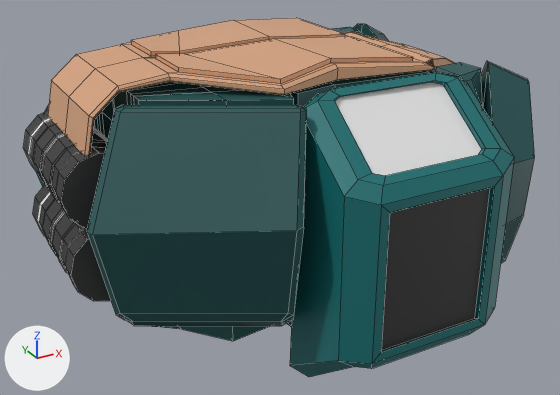
Renders of the FBX model Gliding/Assets/Prefabs/Light Weight Spider/Light Weight Spider Body Model.fbx from each side of a commit.
The view is the same before and after, from a 50 mm lens placed at (-1.71, -3.87, 1.96), pointed at (0.4, -0.02, 0.03). The axes (+X, +Y, +Z) are drawn at lower left. The lights are the same throughout. Mesh edges are drawn as thin lines.

The first picture shows 'Spider Head'.
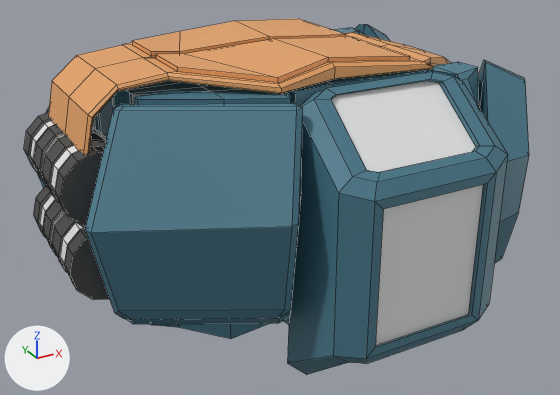
Boxes [x1, y1, x2, y2] around the edits, measured in the pictures (560 x 395 px; the box of a moved part takes in the faces that stretch with it):
'Spider Head', reshaped, rescaled: before [23, 18, 535, 377]; after [24, 19, 529, 375]
part 1 of me_cube_002, moved or reshaped: before [426, 58, 455, 67]; after [423, 57, 451, 66]
part 2 of me_cube_002, deleted (black): before [99, 91, 132, 139]
part 3 of me_cube_002, recoloured: before [28, 118, 94, 262]; after [28, 118, 94, 263]
part 4 of me_cube_002, recoloured (grey to white): before [30, 120, 490, 351]; after [30, 121, 483, 346]
part 5 of me_cube_002, recoloured (brown to beige): [48, 19, 442, 154] in both
part 6 of me_cube_002, recoloured: before [36, 24, 535, 377]; after [37, 24, 529, 375]
part 7 of me_cube_002, recoloured: before [23, 111, 111, 301]; after [24, 112, 109, 300]

The change in detail:
Material 'Material.001' (mat_material_001) is new.
Its base color is (0.0668, 0.195, 0.263) (cyan #497a8c).
Material 'Material.003' (mat_material_003) is new.
Its base color is (0.0593, 0.0593, 0.0593) (dark grey #454545).
Material 'Material' (mat_material) is new.
Its base color is (0.799, 0.371, 0.136) (orange #e7a467).
me_cube_002 is used by ob_spider_head; location (0.0, 0.0, 0.0).
Verts and faces of me_cube_002; kept vertices keep their numbers, new ones are numbered from 1306.
Before the commit, vertices of me_cube_002: 261 (-0.58, -0.01, 0.46), 271 (-0.58, 0.24, 0.46), 339 (-0.58, 0.3, 0.46), 365 (-0.58, 0.3, 0.66), 374 (-0.58, -0.01, 0.66).
Before the commit, vertices of me_cube_002: 375 (-0.58, 0.24, 0.66) at pixel (102, 112), 384 (-0.58, 0.3, 0.9), 398 (-0.58, -0.01, 0.9), 399 (-0.58, 0.24, 0.9), 925 (-0.58, 0.01, 0.46).
Before the commit, vertices of me_cube_002: 933 (-0.58, -0.24, 0.46), 991 (-0.58, -0.3, 0.46), 1017 (-0.58, -0.3, 0.66), 1025 (-0.58, 0.01, 0.66), 1026 (-0.58, -0.24, 0.66).
Before the commit, vertices of me_cube_002: 1034 (-0.58, -0.3, 0.9) at pixel (130, 93), 1044 (-0.58, 0.01, 0.9), 1045 (-0.58, -0.24, 0.9) at pixel (126, 90).
me_cube_002 had 1306 vertices, 1256 faces and spanned x -1.0..1.83, y -1.25..1.25, z -0.81..1.02.
me_cube_002 now has 1303 vertices, 1244 faces and spans x -1.0..1.83, y -1.25..1.25, z -0.81..1.02.
Part 1, on me_cube_002:
7 vertices are removed from x 1.39..1.64, y -0.3..0.3, z 0.54..0.81.
20 faces are deleted.
7 vertices move from x 1.18..1.64, y -0.43..0.43, z 0.73..0.89 to x 1.18..1.59, y -0.43..0.43, z 0.69..0.87.
6 vertices are added at (1.59, -0.22, 0.73), (1.6, 0.0, 0.69), (1.46, -0.35, 0.58), (1.46, 0.0, 0.56), (1.59, 0.22, 0.73), (1.46, 0.35, 0.58).
16 new faces join them, mat_material (orange #e7a467).
Part 2, on me_cube_002:
Vertices deleted: 375, 1026 (with the faces that use them).
me_cube_002 part 3: 48 faces spanning x -1.0..-0.59, y -0.31..0.31, z -0.15..0.67 switch from mat_light (white #e7e7e7) to mat_material_003 (dark grey #454545).
me_cube_002 part 4: 50 faces spanning x -0.99..0.95, y -1.22..1.22, z -0.34..0.66 switch from mat_light_weight_spider_body (picture img_light_weight_spider_color_pallette_png) to mat_light (white #e7e7e7).
me_cube_002 part 5: 158 faces spanning x -0.86..1.64, y -0.71..0.71, z -0.61..1.02 switch from mat_light_weight_spider_body (picture img_light_weight_spider_color_pallette_png) to mat_material (orange #e7a467).
me_cube_002 part 6: 626 faces spanning x -0.95..1.83, y -1.25..1.25, z -0.81..0.91 switch from mat_light_weight_spider_body (picture img_light_weight_spider_color_pallette_png) to mat_material_001 (cyan #497a8c).
me_cube_002 part 7: 196 faces spanning x -1.0..-0.59, y -0.42..0.42, z -0.15..0.67 switch from mat_light_weight_spider_body (picture img_light_weight_spider_color_pallette_png) to mat_material_003 (dark grey #454545).
Object 'Spider Head' (ob_spider_head) is rescaled from (1.0, 1.0, 1.0) to (1.0, 0.96, 1.0).
